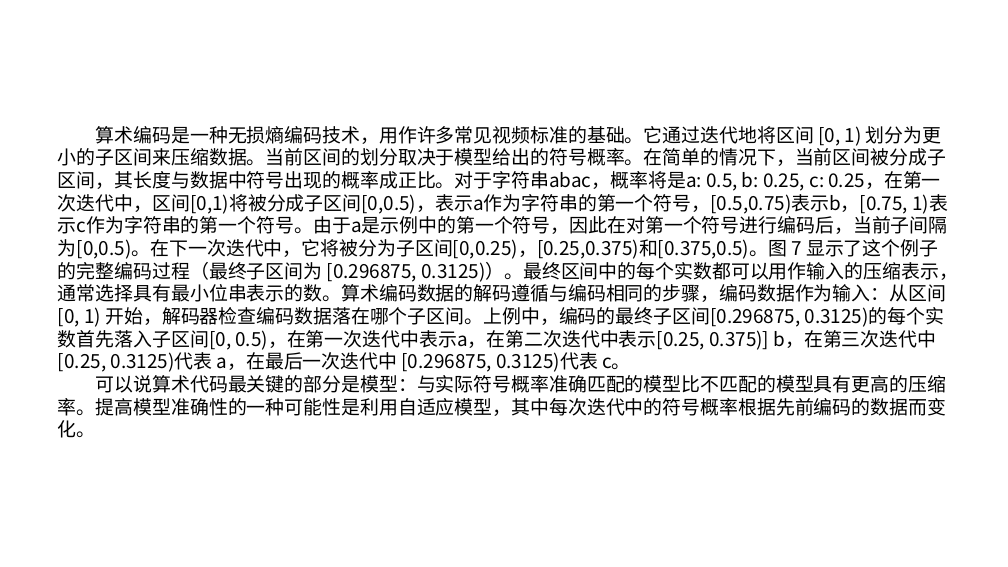
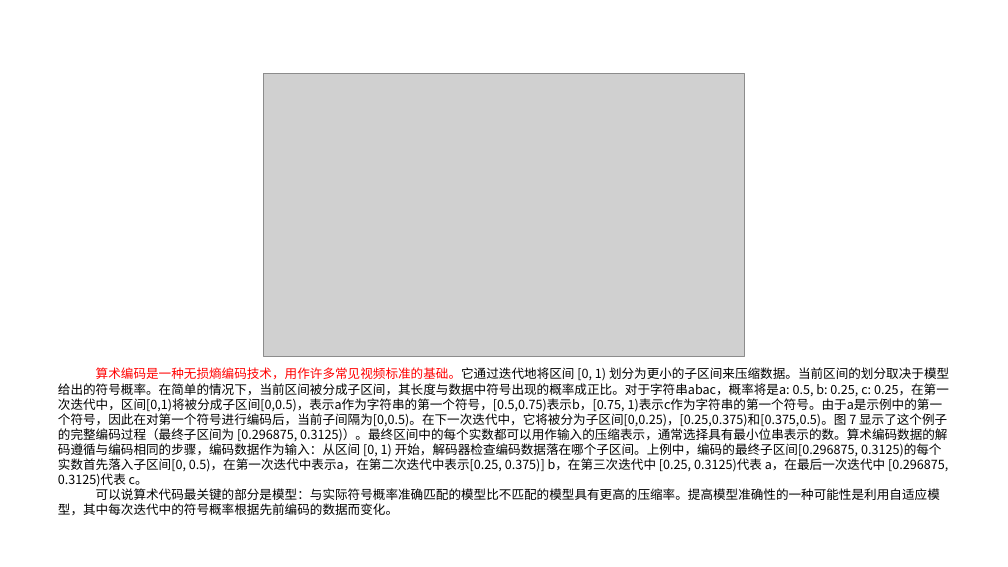
Before and after one commit to Dengminggg/DNA-Storage, a slide deck: slide 13 of DNA-Aeon/DNA-Aeon 为 DNA 存储中的约束遵守和纠错提供灵活的算术编码.pptx (slide 12 before the commit). Drawn at 1008x567 pixels with LibreOffice and Linux fonts; fonts in the diff are those of the drawing; grey boxes stand for pictures. Boxes give left, top, right and bottom in pixels: in the first picture for what was removed or moved away, otherwise in the second. Text is boxed around its words. In the diff, an @@ line names an element or a change of style, - is before the commit and + after.

```diff
--- a/DNA-Aeon/DNA-Aeon 为 DNA 存储中的约束遵守和纠错提供灵活的算术编码.pptx
+++ b/DNA-Aeon/DNA-Aeon 为 DNA 存储中的约束遵守和纠错提供灵活的算术编码.pptx
@@ picture added at [263,73,745,356] @@
@@ text "算术编码是一种无损熵编码技术，用作许多常见视频标准的基础。它通过迭代地将区间 [0, 1) 划分为更小的子区间来压缩数据 ...": place and size @@
-text "算术编码是一种无损熵编码技术，用作许多常见视频标准的基础。它通过迭代地将区间 [0, 1) 划分为更小的子区间来压缩数据 ..." at [58,126,958,438]
+text "算术编码是一种无损熵编码技术，用作许多常见视频标准的基础。它通过迭代地将区间 [0, 1) 划分为更小的子区间来压缩数据 ..." at [58,367,949,515]
@@ text "算术编码是一种无损熵编码技术，用作许多常见视频标准的基础。它通过迭代地将区间 [0, 1) 划分为更小的子区间来压缩数据 ..." at [58,367,949,515]: size 18 to 12 pt; text colour #000000 to #FF0000 in "算术编码是一种无损熵编码技术，用作许多常见视频标准的基础。它通过迭代地将区间" @@
```
Also in this commit, not shown: 13 other slides changed, 1 slide added, 1 other file.
